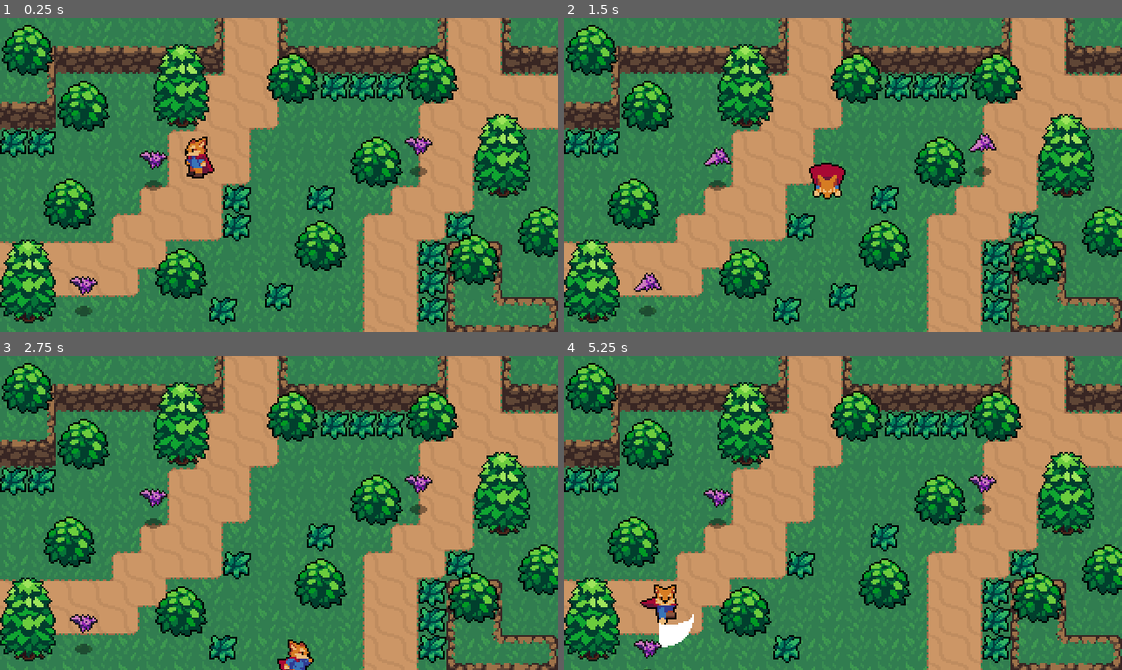
Above: before the commit, frames 1-4 (two rows, left to right).
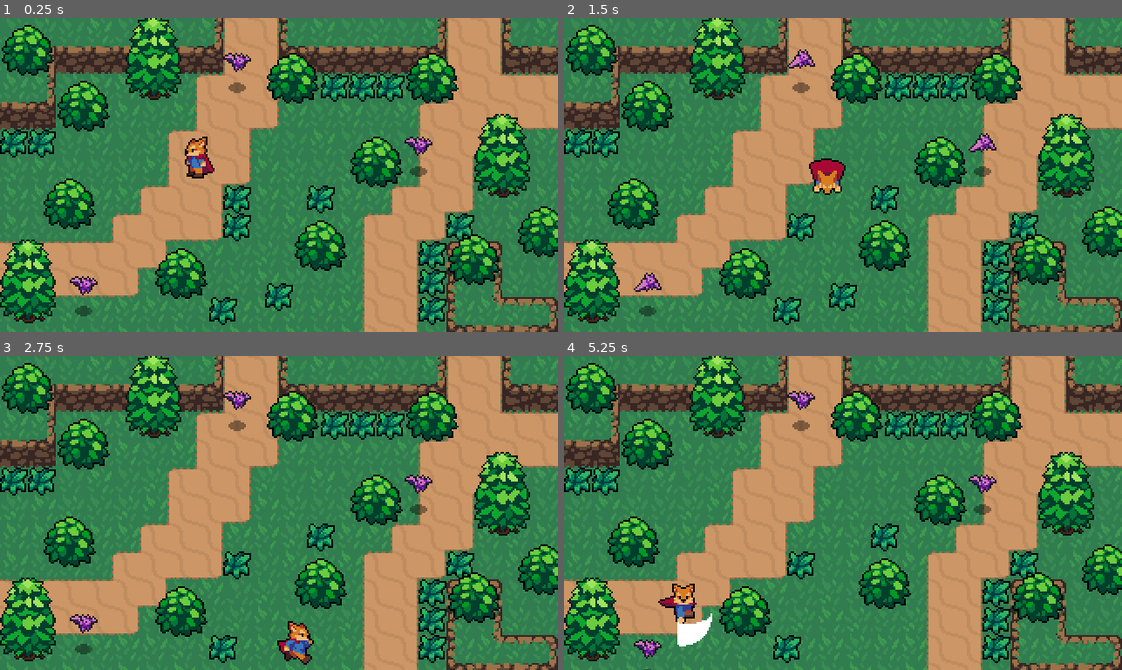
Above: after the commit, the same moments.

Repository: xEdelweiss/ActionRpg
Game: Godot game, scene res://world.tscn
Two runs of this game, one before a commit and one after it. Both use one fixed random seed, a clock stepped at 60 frames per second and the inputs below.
Inputs:
- Up to frame 1 (0.25 s): no input
- Up to frame 2 (1.5 s): hold Right (ui_right) 0.53-1.28 s; tap Space (attack) at 0.6 s; hold Down (ui_down) from 1.28 s (still down); tap R (roll) at 1.35 s
- Up to frame 3 (2.75 s): release Down (ui_down) at 2.03 s; hold Right (ui_right) from 2.03 s (still down); tap Space (attack) at 2.1 s
- Up to frame 4 (5.25 s): release Right (ui_right) at 2.78 s; hold Up (ui_up) 2.78-3.53 s; tap R (roll) at 2.85, 4.35 s; hold Left (ui_left) 3.53-5.03 s; tap Space (attack) at 3.6, 5.1 s; hold Down (ui_down) from 5.03 s (still down)

The runs differ from the first frame. In frame 1, 4.0% of the frame differs, in the area x 22-45%, y 0-55%; in frame 2, 4.4%; in frame 3, 4.7%; in frame 4, 5.3%, in the area x 13-45%, y 0-93%.

Commit message:
Implement stats with health and hitbox with damage

Diff:
--- a/Enemies/bat.gd
+++ b/Enemies/bat.gd
@@ -5,11 +5,21 @@
 
 var knockback = Vector2.ZERO
 
+@onready var stats: Stats = $Stats
+
+func _ready():
+	print(str("health: ", stats.health))
+	print(str("max_health: ", stats.max_health))
+
 func _physics_process(delta):
 	knockback = knockback.move_toward(Vector2.ZERO, FRICTION * delta)
 	velocity = knockback
 	move_and_slide()
 
 func _on_hurtbox_area_entered(area):
-	if "knockback_vector" in area:
+	if (area is SwordHitbox):
 		knockback = area.knockback_vector * KNOCKBACK_FORCE
+		(stats as Stats).health -= area.damage
+
+func _on_stats_no_health():
+	queue_free()
--- a/Enemies/bat.tscn
+++ b/Enemies/bat.tscn
@@ -1,9 +1,10 @@
-[gd_scene load_steps=13 format=3 uid="uid://cbinvo1x2d03k"]
+[gd_scene load_steps=14 format=3 uid="uid://cbinvo1x2d03k"]
 
 [ext_resource type="Texture2D" uid="uid://c2hkgvvopme1u" path="res://Shadows/SmallShadow.png" id="1_l6sua"]
 [ext_resource type="Script" path="res://Enemies/bat.gd" id="1_rmo1q"]
 [ext_resource type="Texture2D" uid="uid://drd8fne44hwtw" path="res://Enemies/Bat.png" id="2_ipcdk"]
 [ext_resource type="PackedScene" uid="uid://ba88kif7hl8db" path="res://Overlap/hurtbox.tscn" id="3_1t3wr"]
+[ext_resource type="PackedScene" uid="uid://5h22h1hmt6k5" path="res://stats.tscn" id="5_mx1j5"]
 
 [sub_resource type="AtlasTexture" id="AtlasTexture_qcmcy"]
 atlas = ExtResource("2_ipcdk")
@@ -80,6 +81,10 @@
 position = Vector2(0, -13)
 shape = SubResource("CapsuleShape2D_kjaih")
 
+[node name="Stats" parent="." instance=ExtResource("5_mx1j5")]
+max_health = 2
+
 [connection signal="area_entered" from="Hurtbox" to="." method="_on_hurtbox_area_entered"]
+[connection signal="no_health" from="Stats" to="." method="_on_stats_no_health"]
 
 [editable path="Hurtbox"]
--- /dev/null
+++ b/Overlap/hitbox.gd
@@ -0,0 +1,5 @@
+extends Area2D
+
+class_name Hitbox
+
+@export var damage = 1
--- a/Overlap/hitbox.tscn
+++ b/Overlap/hitbox.tscn
@@ -1,8 +1,11 @@
-[gd_scene format=3 uid="uid://day7ftg712c61"]
+[gd_scene load_steps=2 format=3 uid="uid://day7ftg712c61"]
+
+[ext_resource type="Script" path="res://Overlap/hitbox.gd" id="1_2jqyi"]
 
 [node name="Hitbox" type="Area2D"]
 collision_layer = 0
 collision_mask = 0
+script = ExtResource("1_2jqyi")
 
 [node name="CollisionShape2D" type="CollisionShape2D" parent="."]
 disabled = true
--- a/Player/Player.gd
+++ b/Player/Player.gd
@@ -1,12 +1,11 @@
 extends CharacterBody2D
 
 
-const ACCELERATION = 700.0
-const MAX_SPEED = 120.0
-const FRICTION = 1000.0
-const JUMP_VELOCITY = -40000.0
-
-const ROLL_SPEED = MAX_SPEED * 1
+@export var ACCELERATION = 700.0
+@export var MAX_SPEED = 120.0
+@export var FRICTION = 1000.0
+@export var JUMP_VELOCITY = -40000.0
+@export var ROLL_SPEED = 100.0
 
 enum {
 	MOVE,
--- a/Player/player.tscn
+++ b/Player/player.tscn
@@ -1,6 +1,6 @@
-[gd_scene load_steps=54 format=3 uid="uid://cuuwdqpohcst5"]
-
-[ext_resource type="Script" path="res://Player/Player.gd" id="1_jbqui"]
+[gd_scene load_steps=54 format=3 uid="uid://d1ofxgngsjpo8"]
+
+[ext_resource type="Script" path="res://Player/player.gd" id="1_fxata"]
 [ext_resource type="Texture2D" uid="uid://dxvrjfncrqn3v" path="res://Player/Player.png" id="2_e3b48"]
 [ext_resource type="PackedScene" uid="uid://day7ftg712c61" path="res://Overlap/hitbox.tscn" id="3_1ao7c"]
 [ext_resource type="Script" path="res://Player/sword_hitbox.gd" id="4_jjxbv"]
@@ -681,7 +681,7 @@
 
 [node name="Player" type="CharacterBody2D"]
 collision_layer = 2
-script = ExtResource("1_jbqui")
+script = ExtResource("1_fxata")
 
 [node name="Sprite2D" type="Sprite2D" parent="."]
 position = Vector2(1, -9)
--- a/Player/sword_hitbox.gd
+++ b/Player/sword_hitbox.gd
@@ -1,3 +1,5 @@
-extends Area2D
+extends Hitbox
+
+class_name SwordHitbox
 
 var knockback_vector = Vector2.ZERO
--- /dev/null
+++ b/stats.gd
@@ -0,0 +1,12 @@
+extends Node
+
+class_name Stats
+
+@export var max_health: int = 1
+@onready var health = max_health:
+	set(value):
+		health = value
+		if health <= 0:
+			emit_signal("no_health")
+
+signal no_health
--- /dev/null
+++ b/stats.tscn
@@ -0,0 +1,6 @@
+[gd_scene load_steps=2 format=3 uid="uid://5h22h1hmt6k5"]
+
+[ext_resource type="Script" path="res://stats.gd" id="1_mn2w5"]
+
+[node name="Stats" type="Node"]
+script = ExtResource("1_mn2w5")
--- a/world.tscn
+++ b/world.tscn
@@ -865,7 +865,7 @@
 position = Vector2(112, 88)
 
 [node name="Bat" parent="YSort" instance=ExtResource("8_ya4pa")]
-position = Vector2(88, 96)
+position = Vector2(136, 40)
 
 [node name="Bat2" parent="YSort" instance=ExtResource("8_ya4pa")]
 position = Vector2(48, 168)
@@ -955,7 +955,7 @@
 y_sort_enabled = true
 
 [node name="Tree" parent="YSort/Trees" instance=ExtResource("5_6rpl5")]
-position = Vector2(104, 56)
+position = Vector2(88, 40)
 
 [node name="Tree2" parent="YSort/Trees" instance=ExtResource("5_6rpl5")]
 position = Vector2(16, 168)
Not shown: 1 places in world.tscn that only renumber resources
